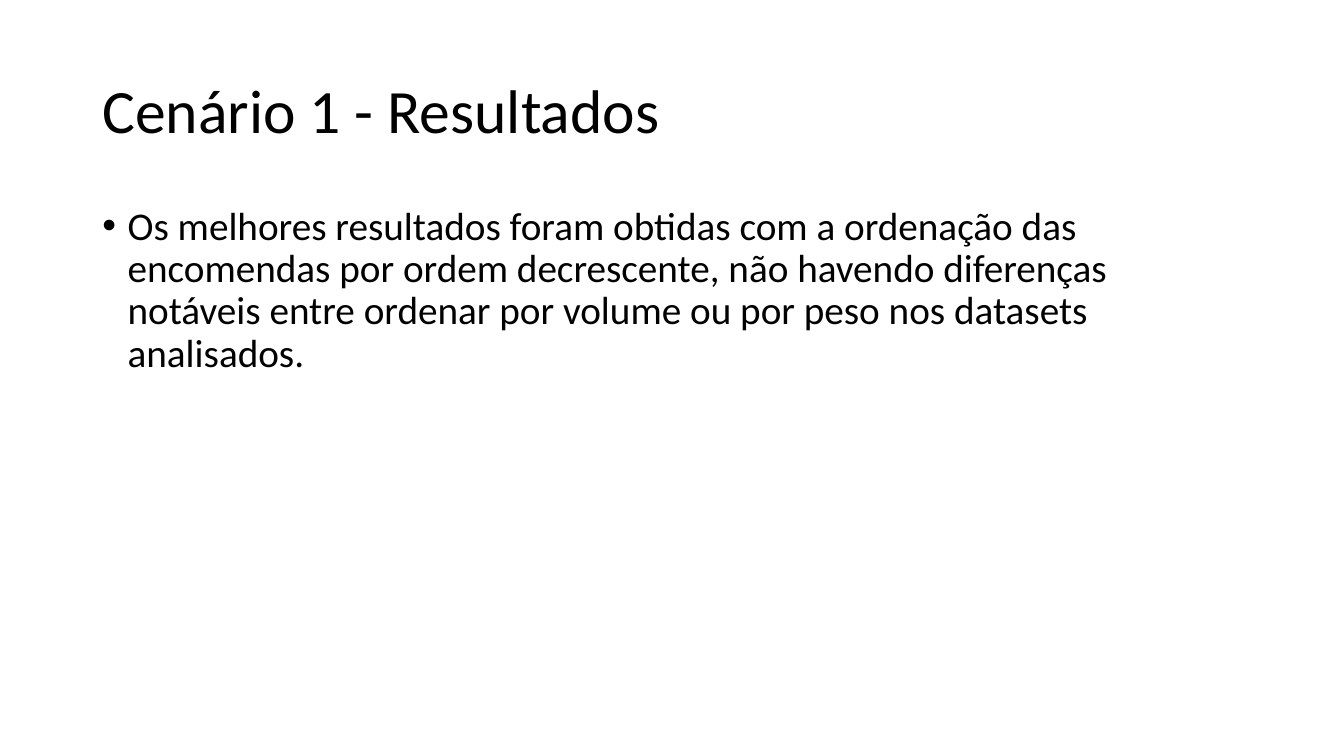
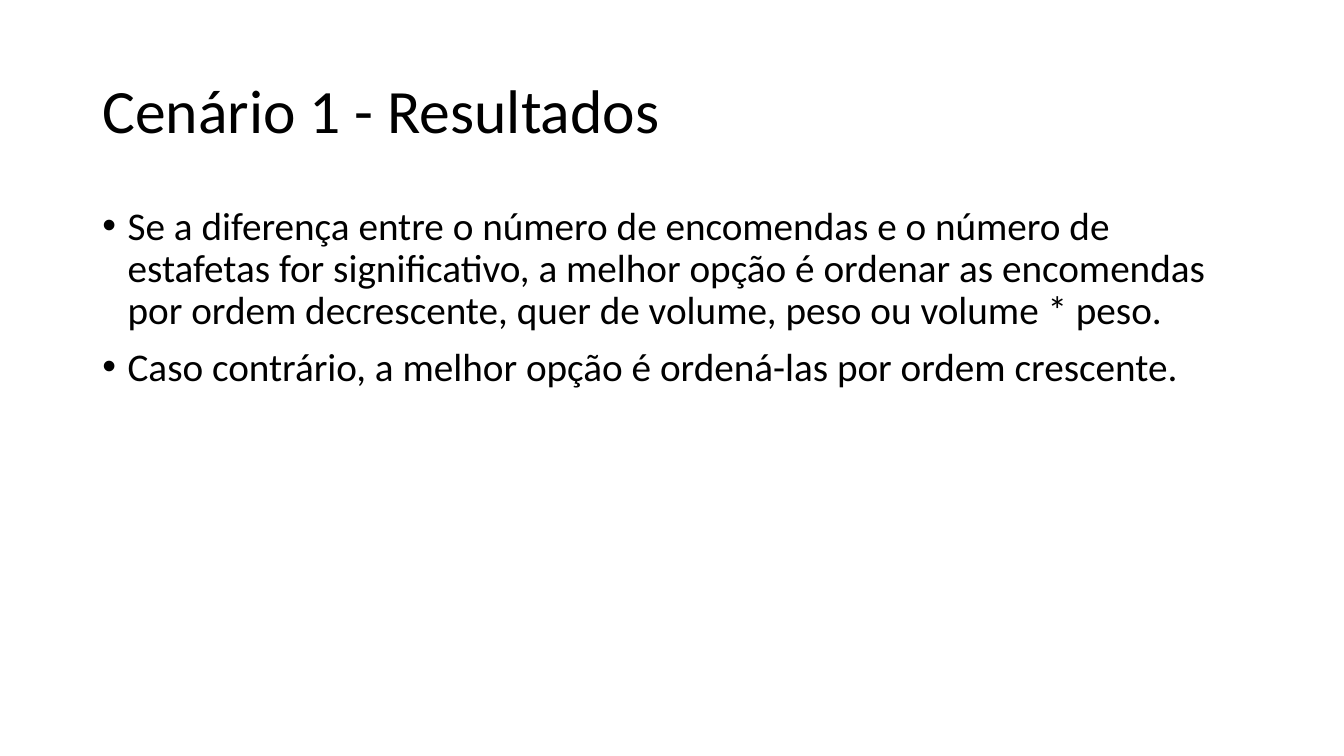
Before and after one commit to ttoino/feup-da-proj1, a slide deck: slide 6 of report/report.pptx. Drawn at 1344x756 pixels with LibreOffice and Linux fonts; fonts in the diff are those of the drawing. Boxes give left, top, right and bottom in pixels: in the first picture for what was removed or moved away, otherwise in the second. Text is boxed around its words. In the diff, an @@ line names an element or a change of style, - is before the commit and + after.

Commit message:
fix typos, update results and relevant algorithms

```diff
--- a/report/report.pptx
+++ b/report/report.pptx
@@ text at <box>128,212,1205,388</box>: text changed @@
-• Os melhores resultados foram obtidas com a ordenação das encomendas por ordem decrescente, não havendo diferenças notáveis entre ordenar por volume ou por peso nos datasets analisados.
+• Se a diferença entre o número de encomendas e o número de estafetas for significativo, a melhor opção é ordenar as encomendas por ordem decrescente, quer de volume, peso ou volume * peso.
+• Caso contrário, a melhor opção é ordená-las por ordem crescente.
```
Also in this commit, not shown: 4 other slides changed.
